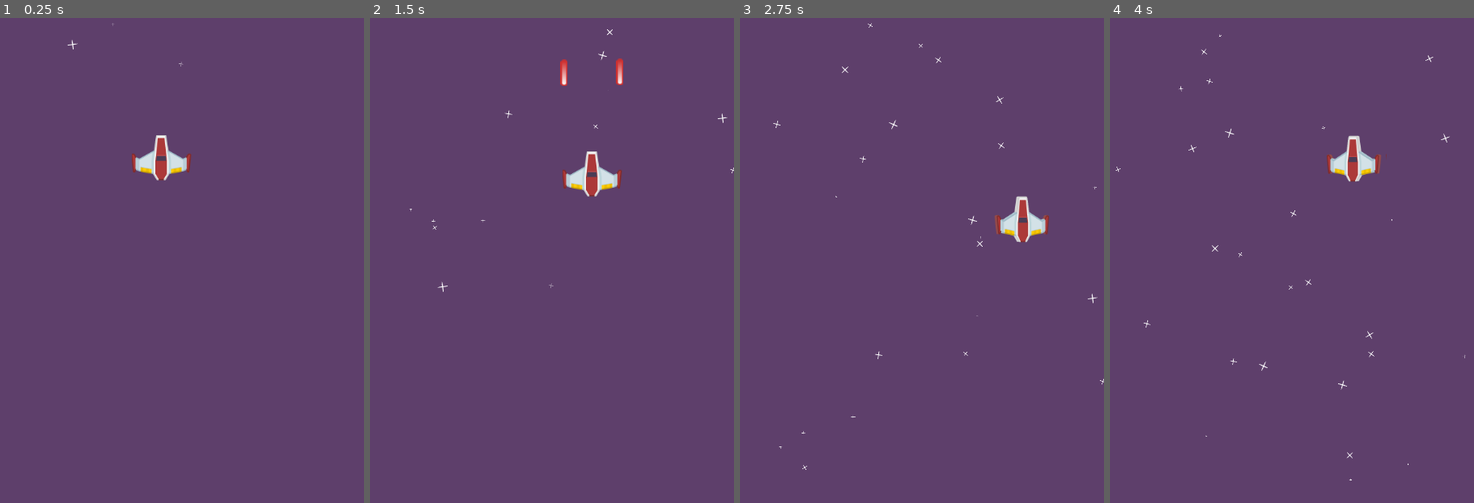
Above: before the commit, frames 1-4 (left to right).
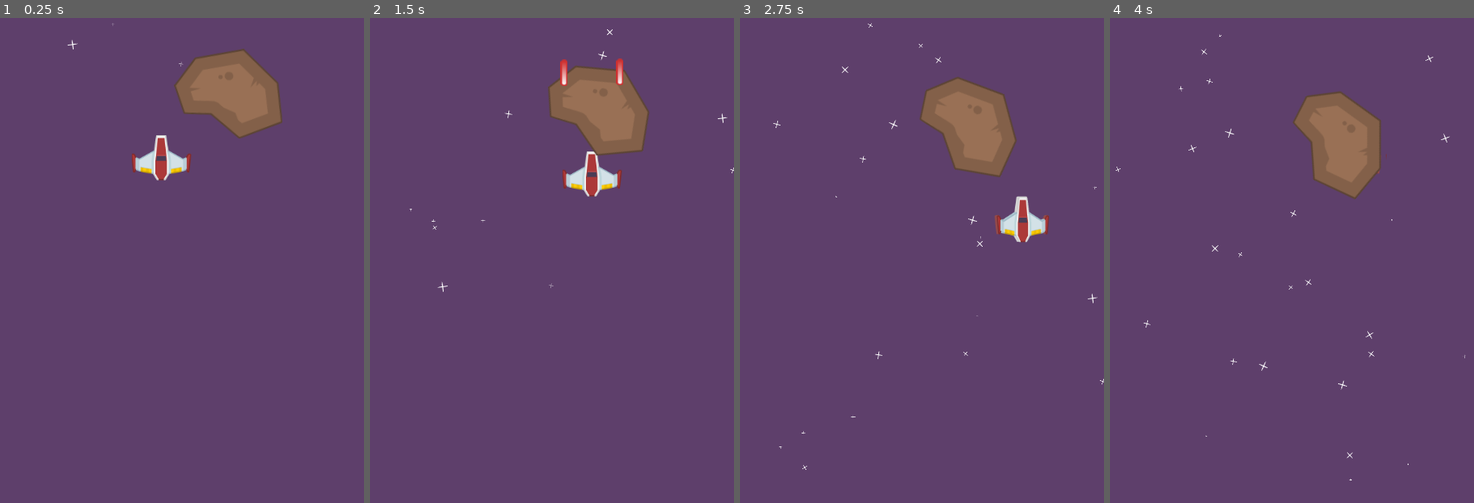
Above: after the commit, the same moments.

Repository: Turbash/space
Game: Godot game, scene res://MainScenes/game_play.tscn
Same seed, same stepped clock (60 frames per second), same inputs: the game is played once before the commit and once after it.
Inputs:
- Up to frame 1 (0.25 s): no input
- Up to frame 2 (1.5 s): tap Enter at 0.5 s; hold D (move_right) 0.53-1.28 s; hold Space (shoot) 0.53-1.28 s; hold S (move_down) from 1.28 s (still down); tap Alt at 1.35 s
- Up to frame 3 (2.75 s): release S (move_down) at 2.03 s; hold D (move_right) from 2.03 s (still down); tap Shift at 2.1 s
- Up to frame 4 (4 s): release D (move_right) at 2.78 s; hold W (move_up) 2.78-3.53 s; tap Space (shoot) at 2.85 s; hold A (move_left) from 3.53 s (still down); tap Alt at 3.6 s

The runs differ from the first frame. In frame 1, 3.7% of the frame differs, in the area x 47-78%, y 6-25%; in frame 2, 3.6%; in frame 3, 3.7%; in frame 4, 3.7%.

Commit message:
Added an approachng meteor

Diff:
--- a/MainScenes/game_play.tscn
+++ b/MainScenes/game_play.tscn
@@ -1,8 +1,9 @@
-[gd_scene load_steps=4 format=3 uid="uid://buoeolvm6yalf"]
+[gd_scene load_steps=5 format=3 uid="uid://buoeolvm6yalf"]
 
 [ext_resource type="Texture2D" uid="uid://dalwspi1htjlp" path="res://textures/backgroundColor.png" id="1_c5uo5"]
 [ext_resource type="PackedScene" uid="uid://dj3sjxuq3rfk7" path="res://Player/player.tscn" id="1_i3rah"]
 [ext_resource type="Texture2D" uid="uid://dfo1ty8x1cdd3" path="res://textures/starBig.png" id="2_j7o10"]
+[ext_resource type="PackedScene" uid="uid://cbsournexoebr" path="res://Meteor/meteor.tscn" id="4_7d0xp"]
 
 [node name="GamePlay" type="Node2D"]
 
@@ -29,3 +30,6 @@
 
 [node name="Player" parent="." instance=ExtResource("1_i3rah")]
 position = Vector2(200, 174)
+
+[node name="Meteor" parent="." instance=ExtResource("4_7d0xp")]
+position = Vector2(283, 89)
--- /dev/null
+++ b/Meteor/meteor.gd
@@ -0,0 +1,21 @@
+extends Area2D
+
+@export var minSpeed: float = 10
+@export var maxSpeed: float= 20
+@export var maxRotationRate: float=20
+@export var minRotationRate: float=-20
+
+var speed: float=0
+var rotationRate: float=0
+
+func _ready() -> void:
+	speed=randf_range(minSpeed,maxSpeed)
+	rotationRate=randf_range(minRotationRate,maxRotationRate)
+
+func _physics_process(delta: float) -> void:
+	rotation_degrees+=rotationRate*delta
+	position.y+=speed*delta
+
+
+func _on_visible_on_screen_notifier_2d_screen_exited() -> void:
+	queue_free()
--- /dev/null
+++ b/Meteor/meteor.tscn
@@ -0,0 +1,18 @@
+[gd_scene load_steps=3 format=3 uid="uid://cbsournexoebr"]
+
+[ext_resource type="Texture2D" uid="uid://bac73pfnioftg" path="res://textures/meteorBig.png" id="1_omjit"]
+[ext_resource type="Script" uid="uid://rx1vqp1nvu5k" path="res://Meteor/meteor.gd" id="1_v21uo"]
+
+[node name="Meteor" type="Area2D"]
+script = ExtResource("1_v21uo")
+
+[node name="Sprite2D" type="Sprite2D" parent="."]
+texture = ExtResource("1_omjit")
+
+[node name="CollisionPolygon2D" type="CollisionPolygon2D" parent="."]
+polygon = PackedVector2Array(-43, -42, -68, -7, -54, 28, -21, 28, 15, 55, 68, 33, 61, -15, 16, -56)
+
+[node name="VisibleOnScreenNotifier2D" type="VisibleOnScreenNotifier2D" parent="."]
+rect = Rect2(-85, -72, 167, 136)
+
+[connection signal="screen_exited" from="VisibleOnScreenNotifier2D" to="." method="_on_visible_on_screen_notifier_2d_screen_exited"]
Not shown, added: Meteor/meteor.gd.uid
